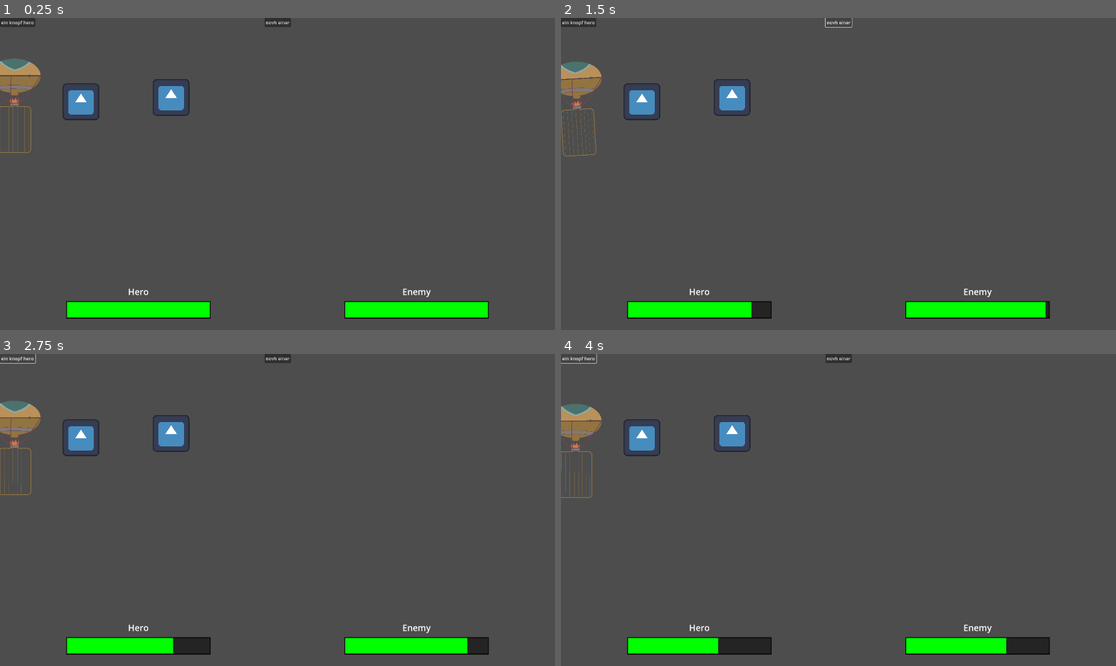
Above: before the commit, frames 1-4 (two rows, left to right).
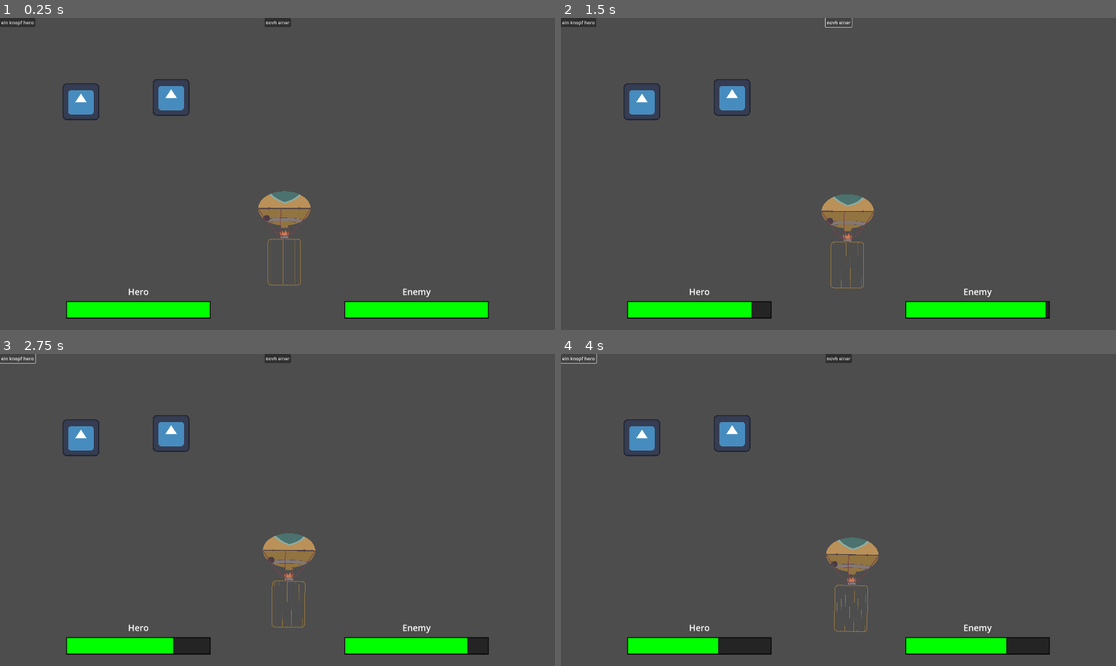
Above: after the commit, the same moments.

Repository: panorb/ludum-dare-53
Game: Godot game, scene res://world.tscn
Same seed, same stepped clock (60 frames per second), same inputs: the game is played once before the commit and once after it. The engine's default icon, where the game draws it, is replaced by a stand-in: a white triangle on a blue panel in a dark square.
Inputs:
- Up to frame 1 (0.25 s): no input
- Up to frame 2 (1.5 s): click "ein knopf hero" at 0.5 s; click "novh einer" at 1.25 s
- Up to frame 3 (2.75 s): click "ein knopf hero" at 2 s
- Up to frame 4 (4 s): click "novh einer" at 2.75 s; click "ein knopf hero" at 3.5 s

The runs differ from the first frame. In frame 1, 1.8% of the frame differs, in the area x 0-56%, y 12-86%; in frame 2, 1.8%, in the area x 0-57%, y 14-87%; in frame 3, 1.8%; in frame 4, 1.8%.

Commit message:
Change max health value

Diff:
--- a/godot/game/balloon/balloon.tscn
+++ b/godot/game/balloon/balloon.tscn
@@ -1,41 +1,26 @@
-[gd_scene load_steps=7 format=3 uid="uid://dqrb0owc04n30"]
+[gd_scene load_steps=5 format=3 uid="uid://dqrb0owc04n30"]
 
 [ext_resource type="Script" path="res://game/balloon/balloon.gd" id="1_00v08"]
 [ext_resource type="Texture2D" uid="uid://baoqd4onlxlqo" path="res://game/balloon/balloon_cage.svg" id="2_7bswg"]
 [ext_resource type="Texture2D" uid="uid://bh26q30j4picy" path="res://game/balloon/balloon_head.svg" id="2_ilerb"]
 [ext_resource type="Texture2D" uid="uid://b8f182hxp7gas" path="res://game/balloon/fire.svg" id="3_ugihq"]
 
-[sub_resource type="CapsuleShape2D" id="CapsuleShape2D_fu81c"]
-radius = 166.56
-height = 574.3
+[node name="Balloon" type="Node2D"]
 
-[sub_resource type="RectangleShape2D" id="RectangleShape2D_ogpq1"]
-size = Vector2(350, 505)
-
-[node name="Balloon" type="CharacterBody2D"]
+[node name="CharacterBody2D" type="CharacterBody2D" parent="."]
+position = Vector2(984, 683)
+scale = Vector2(0.3, 0.3)
 script = ExtResource("1_00v08")
 
-[node name="Cage" type="Sprite2D" parent="."]
-scale = Vector2(0.3, 0.3)
+[node name="Cage" type="Sprite2D" parent="CharacterBody2D"]
 texture = ExtResource("2_7bswg")
-offset = Vector2(0, 620)
+offset = Vector2(0, 540)
 
-[node name="Fire" type="Sprite2D" parent="."]
-scale = Vector2(0.3, 0.3)
+[node name="Fire" type="Sprite2D" parent="CharacterBody2D"]
 texture = ExtResource("3_ugihq")
-offset = Vector2(-2, 290)
+offset = Vector2(-2, 210)
 
-[node name="Head" type="Sprite2D" parent="."]
-scale = Vector2(0.3, 0.3)
+[node name="Head" type="Sprite2D" parent="CharacterBody2D"]
 texture = ExtResource("2_ilerb")
-offset = Vector2(0, 80)
 
-[node name="CollisionShapeHead" type="CollisionShape2D" parent="."]
-rotation = 1.5708
-scale = Vector2(0.3, 0.3)
-shape = SubResource("CapsuleShape2D_fu81c")
-
-[node name="CollisionShapeCage" type="CollisionShape2D" parent="."]
-position = Vector2(0, 186)
-scale = Vector2(0.3, 0.3)
-shape = SubResource("RectangleShape2D_ogpq1")
+[node name="CollisionShape2D" type="CollisionShape2D" parent="CharacterBody2D"]
--- a/godot/game/battle_field/creatures/creature.gd
+++ b/godot/game/battle_field/creatures/creature.gd
@@ -2,7 +2,7 @@
 
 class_name Creature
 
-@export var health: int = 10
+@export var health: int = 100
 @export var max_health: int = health
 
 signal health_changed(old_health, health)
Not shown: 1 places in godot/game/ui/healthbar.tscn that only renumber resources
